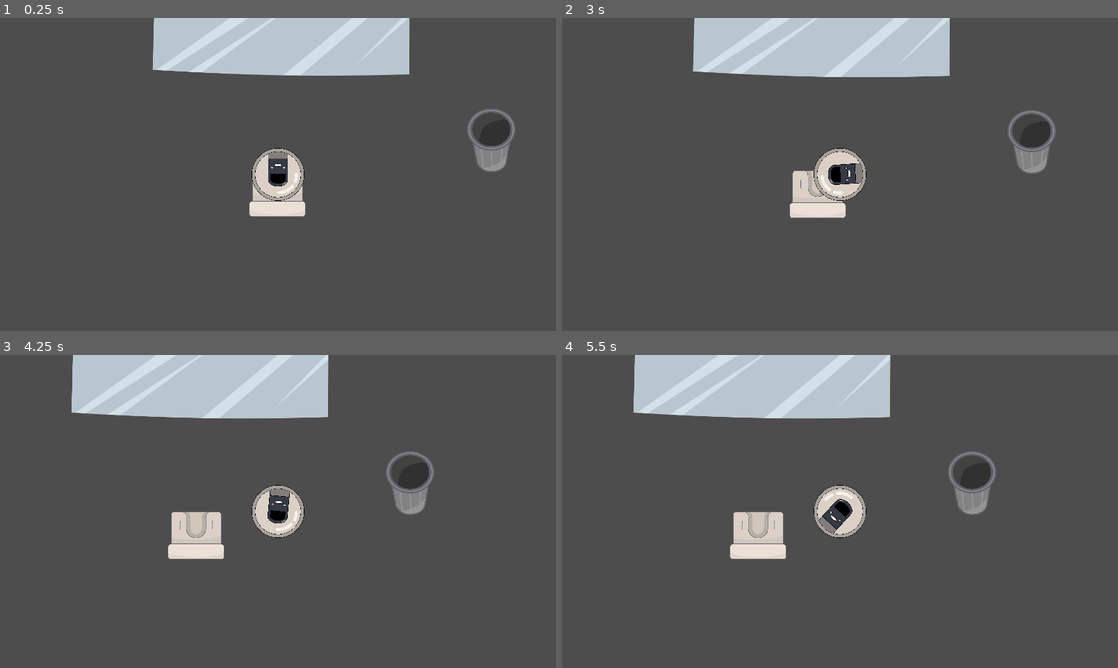
Above: before the commit, frames 1-4 (two rows, left to right).
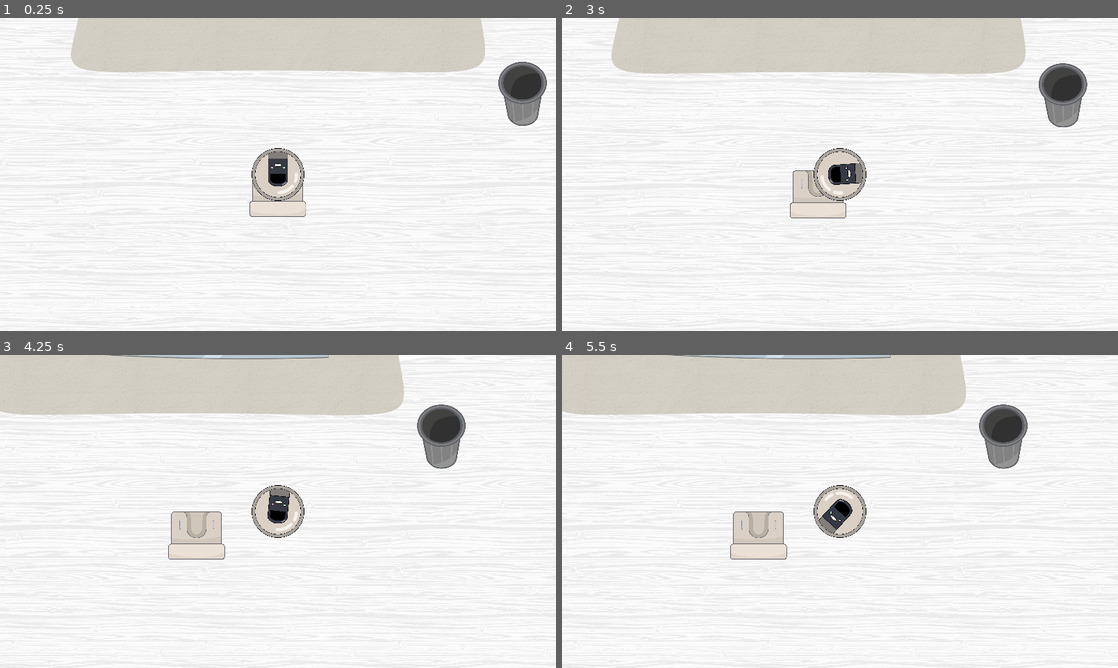
Above: after the commit, the same moments.

Repository: nevisdale/robot-vacuum
Game: Godot game, scene res://scenes/design/test.tscn
Same seed, same stepped clock (60 frames per second), same inputs: the game is played once before the commit and once after it. This scene is started directly instead of the project's main scene.
Inputs:
- Up to frame 1 (0.25 s): no input
- Up to frame 2 (3 s): tap Enter at 0.5 s; hold D (rotate_right) 0.53-1.28 s; hold A (rotate_left) 1.28-2.03 s; hold D (rotate_right) 2.03-2.78 s; hold Space (move_forward) from 2.78 s (still down)
- Up to frame 3 (4.25 s): release Space (move_forward) at 3.53 s; hold A (rotate_left) from 3.53 s (still down)
- Up to frame 4 (5.5 s): keep holding A (rotate_left)

The runs differ from the first frame. In frame 1, 97% of the frame differs, in the area x 0-100%, y 0-100%; in frame 2, 96%; in frame 3, 96%; in frame 4, 96%.

Commit message:
carpet and floor assets

Diff:
--- a/scenes/design/test.tscn
+++ b/scenes/design/test.tscn
@@ -1,24 +1,45 @@
-[gd_scene load_steps=6 format=3 uid="uid://2wbtmmmn3d05"]
+[gd_scene load_steps=10 format=3 uid="uid://2wbtmmmn3d05"]
 
+[ext_resource type="Texture2D" uid="uid://dj3jce4r4lbfa" path="res://assets/objects/floor.png" id="1_0oray"]
 [ext_resource type="PackedScene" uid="uid://ykv6f55ab02i" path="res://scenes/robot.tscn" id="1_clq54"]
 [ext_resource type="PackedScene" uid="uid://cna5b0cu8gvw1" path="res://scenes/objects/charger.tscn" id="2_xc2bt"]
+[ext_resource type="Texture2D" uid="uid://dx054k8m75m8t" path="res://assets/objects/carpet.png" id="2_xl00e"]
 [ext_resource type="Texture2D" uid="uid://c6cqxbn1emqgg" path="res://assets/objects/flower.png" id="3_mu163"]
 [ext_resource type="Texture2D" uid="uid://bw58f3ea5hpqf" path="res://assets/objects/table.png" id="4_eg2wa"]
 [ext_resource type="Texture2D" uid="uid://u0e25n6st200" path="res://assets/objects/bin.png" id="5_n75r8"]
 
+[sub_resource type="TileSetAtlasSource" id="TileSetAtlasSource_ykds5"]
+texture = ExtResource("1_0oray")
+texture_region_size = Vector2i(890, 890)
+0:0/0 = 0
+
+[sub_resource type="TileSet" id="TileSet_yhpr1"]
+tile_size = Vector2i(890, 890)
+sources/4 = SubResource("TileSetAtlasSource_ykds5")
+
 [node name="Test" type="Node2D"]
 
+[node name="TileMap" type="TileMap" parent="."]
+tile_set = SubResource("TileSet_yhpr1")
+format = 2
+layer_0/tile_data = PackedInt32Array(65535, 4, 0, 0, 4, 0, 1, 4, 0, 2, 4, 0, 131071, 4, 0, 65536, 4, 0, 65537, 4, 0, 65538, 4, 0, 196607, 4, 0, 131072, 4, 0, 131073, 4, 0, 131074, 4, 0, -65534, 4, 0, -65535, 4, 0, -65536, 4, 0, -1, 4, 0, -2, 4, 0, 65534, 4, 0, 131070, 4, 0, 196606, 4, 0, 262142, 4, 0, 262143, 4, 0, 196608, 4, 0, 196609, 4, 0, 196610, 4, 0, 196611, 4, 0, 131075, 4, 0, 65539, 4, 0, 3, 4, 0, -65533, 4, 0, -131070, 4, 0, -131069, 4, 0, -131071, 4, 0, -131072, 4, 0, -65537, 4, 0, -65538, 4, 0, -65539, 4, 0, -3, 4, 0, 65533, 4, 0, 131069, 4, 0, 196605, 4, 0, 262141, 4, 0, -131068, 4, 0, -65532, 4, 0, 4, 4, 0, 65540, 4, 0, 196612, 4, 0, 131076, 4, 0, 262148, 4, 0, 262147, 4, 0, 262146, 4, 0, 262145, 4, 0, 262144, 4, 0, 327679, 4, 0, 327678, 4, 0, 327677, 4, 0)
+
+[node name="Carpet" type="Sprite2D" parent="."]
+position = Vector2(886, 585)
+scale = Vector2(1.65625, 1.54155)
+texture = ExtResource("2_xl00e")
+
 [node name="Charger" parent="." instance=ExtResource("2_xc2bt")]
-position = Vector2(881, 1400)
+position = Vector2(883, 1676)
 
 [node name="Robot" parent="." instance=ExtResource("1_clq54")]
-position = Vector2(884, 1315)
+position = Vector2(884, 1591)
 
 [node name="Camera2D" type="Camera2D" parent="Robot"]
 zoom = Vector2(0.75, 0.75)
 
 [node name="Flower" type="Sprite2D" parent="."]
-position = Vector2(2288, 113)
+position = Vector2(2158, -46)
 texture = ExtResource("3_mu163")
 
 [node name="Table" type="Sprite2D" parent="."]
@@ -27,7 +48,7 @@
 texture = ExtResource("4_eg2wa")
 
 [node name="Bin" type="Sprite2D" parent="."]
-position = Vector2(1988, 1253)
+position = Vector2(2132, 1315)
 scale = Vector2(0.56, 0.56)
 texture = ExtResource("5_n75r8")
 
Binary file added: assets/objects/carpet.png
Not shown, added: assets/objects/carpet.png.import
Binary file added: assets/objects/floor.png
Not shown, added: assets/objects/floor.png.import
